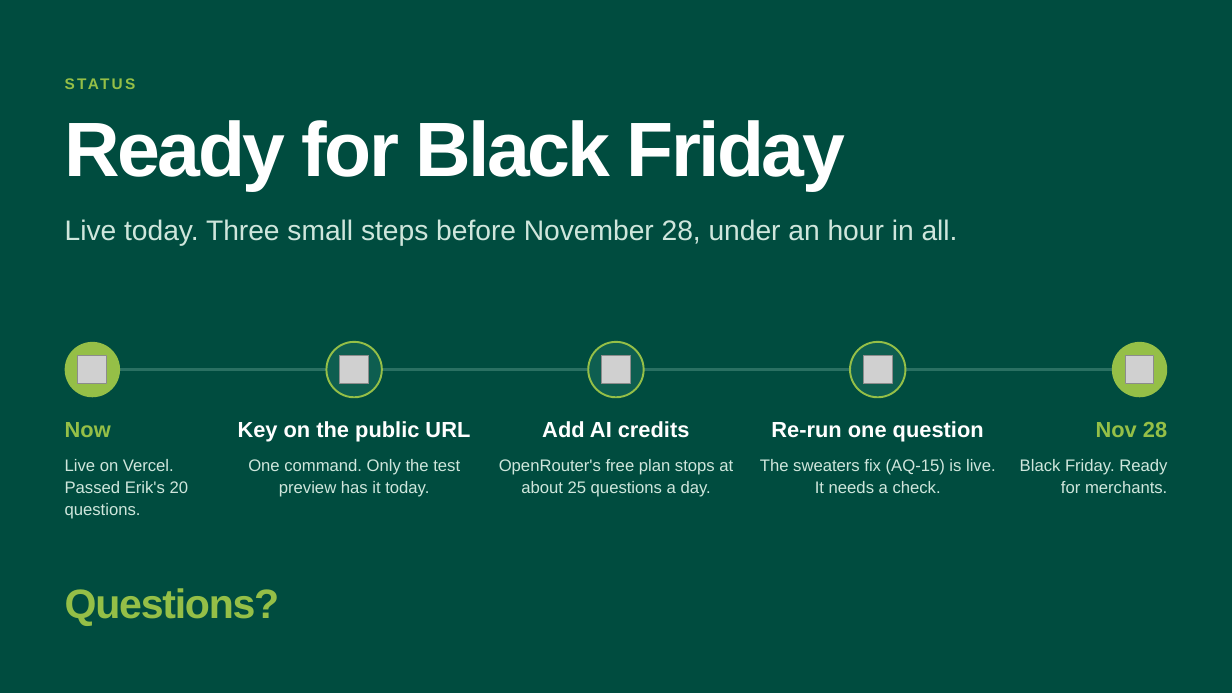
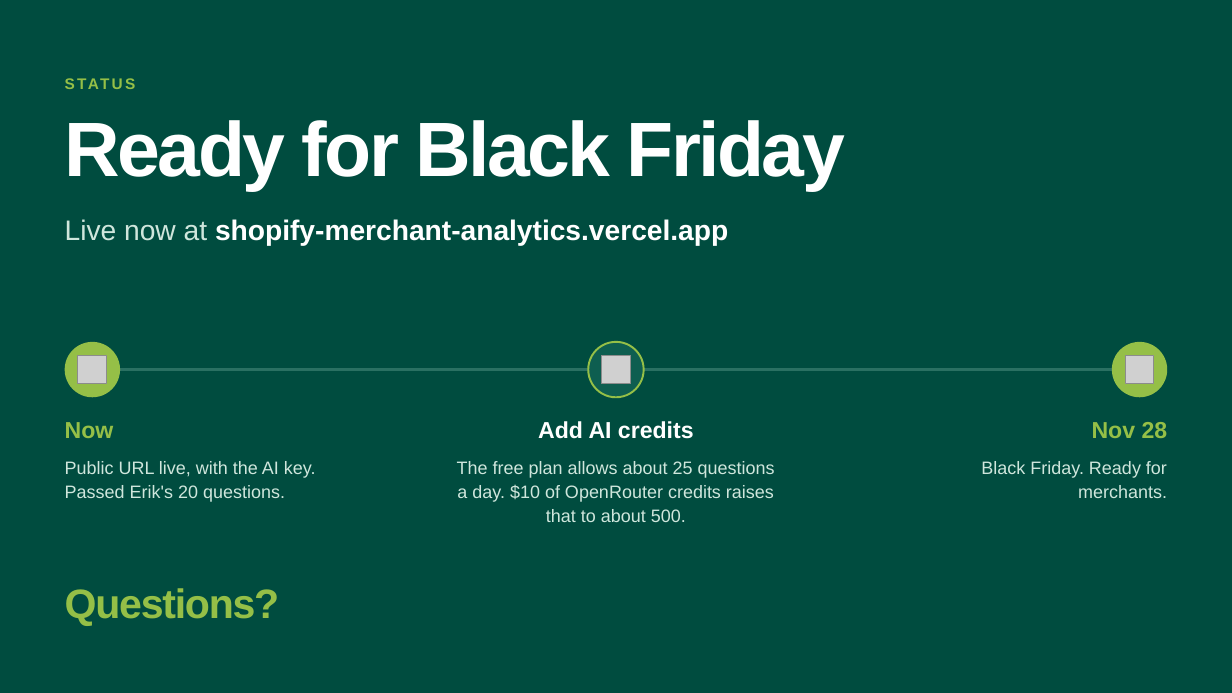
Before and after one commit to fuyofulo/shopify-merchant-analytics, a slide deck: slide 6 of deck/shopify-merchant-analytics.pptx. Drawn at 1232x693 pixels with LibreOffice and Linux fonts; fonts in the diff are those of the drawing; grey boxes stand for pictures. Boxes give left, top, right and bottom in pixels: in the first picture for what was removed or moved away, otherwise in the second. Text is boxed around its words. In the diff, an @@ line names an element or a change of style, - is before the commit and + after.

```diff
--- a/deck/shopify-merchant-analytics.pptx
+++ b/deck/shopify-merchant-analytics.pptx
@@ text at (65, 219, 728, 246): text changed; text colour #CFE6DC to #FFFFFF; bold on @@
-Live today. Three small steps before November 28, under an hour in all.
+Live now at shopify-merchant-analytics.vercel.app
@@ ellipse removed at (326, 342, 382, 397) @@
@@ picture removed at (340, 355, 369, 384) @@
@@ ellipse removed at (850, 342, 906, 397) @@
@@ picture removed at (863, 355, 892, 384) @@
@@ size 17 to 18 pt in 3 elements at (538, 421, 694, 439), (65, 422, 114, 438), (1092, 422, 1168, 438) @@
@@ text removed at (238, 421, 470, 442) @@
-Key on the public URL
@@ text removed at (771, 421, 984, 442) @@
-Re-run one question
@@ text at (65, 461, 316, 502): text changed; size 13 to 14 pt @@
-Live on Vercel. Passed Erik's 20 questions.
+Public URL live, with the AI key. Passed Erik's 20 questions.
@@ text removed at (248, 459, 460, 497) @@
-One command. Only the test preview has it today.
@@ text at (457, 461, 775, 522): text changed; size 13 to 14 pt @@
-OpenRouter's free plan stops at about 25 questions a day.
+The free plan allows about 25 questions a day. $10 of OpenRouter credits raises that to about 500.
@@ text removed at (760, 459, 996, 493) @@
-The sweaters fix (AQ-15) is live. It needs a check.
@@ text "Black Friday. Ready for merchants.": place and size @@
-text "Black Friday. Ready for merchants." at (1020, 459, 1167, 493)
+text "Black Friday. Ready for merchants." at (981, 461, 1167, 498)
@@ text "Black Friday. Ready for merchants." at (981, 461, 1167, 498): size 13 to 14 pt @@
```
Also in this commit, not shown: 3 other files.
